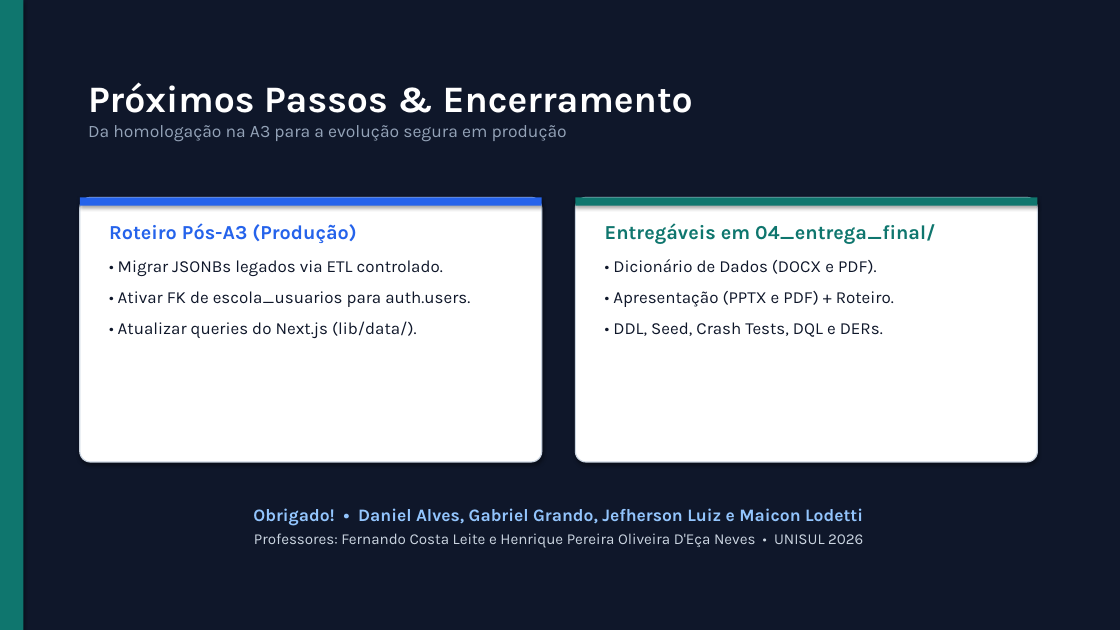
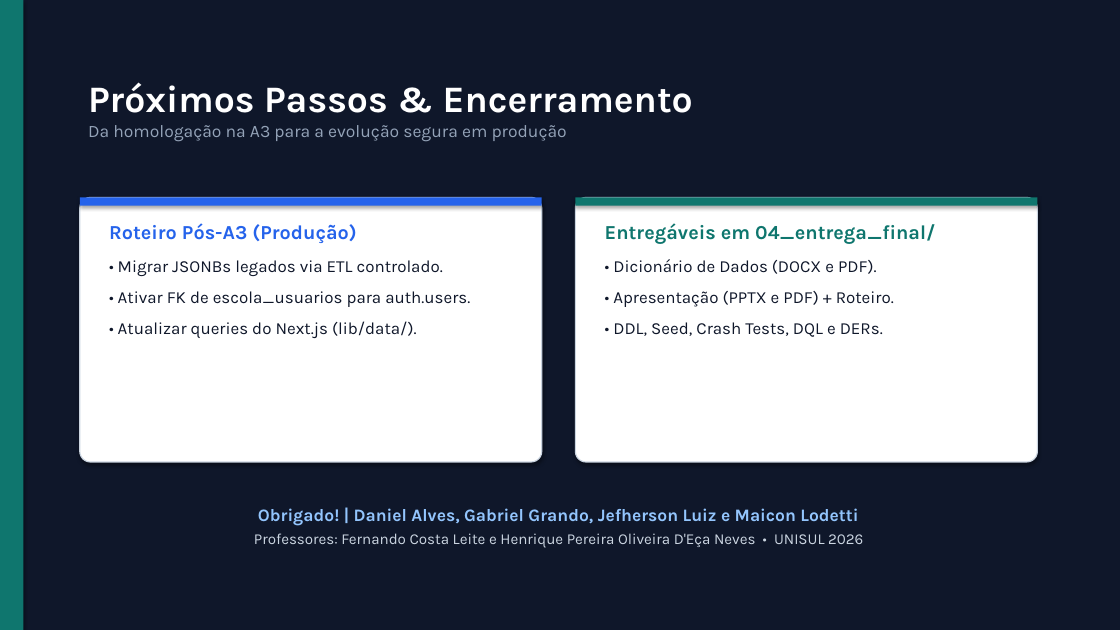
Before and after one commit to jefheee/a3-banco-dados-benonivio, a slide deck: slide 10 of 03_apresentacao/Apresentacao_A3_Portal_Escolar.pptx. Drawn at 1120x630 pixels with LibreOffice and Linux fonts; fonts in the diff are those of the drawing. Boxes give left, top, right and bottom in pixels: in the first picture for what was removed or moved away, otherwise in the second. Text is boxed around its words. In the diff, an @@ line names an element or a change of style, - is before the commit and + after.

```diff
--- a/03_apresentacao/Apresentacao_A3_Portal_Escolar.pptx
+++ b/03_apresentacao/Apresentacao_A3_Portal_Escolar.pptx
@@ text at (258,508,858,526): text changed @@
-Obrigado! • Daniel Alves, Gabriel Grando, Jefherson Luiz e Maicon Lodetti
+Obrigado! | Daniel Alves, Gabriel Grando, Jefherson Luiz e Maicon Lodetti
```
Also in this commit, not shown: 1 other slide changed, 19 other files.
